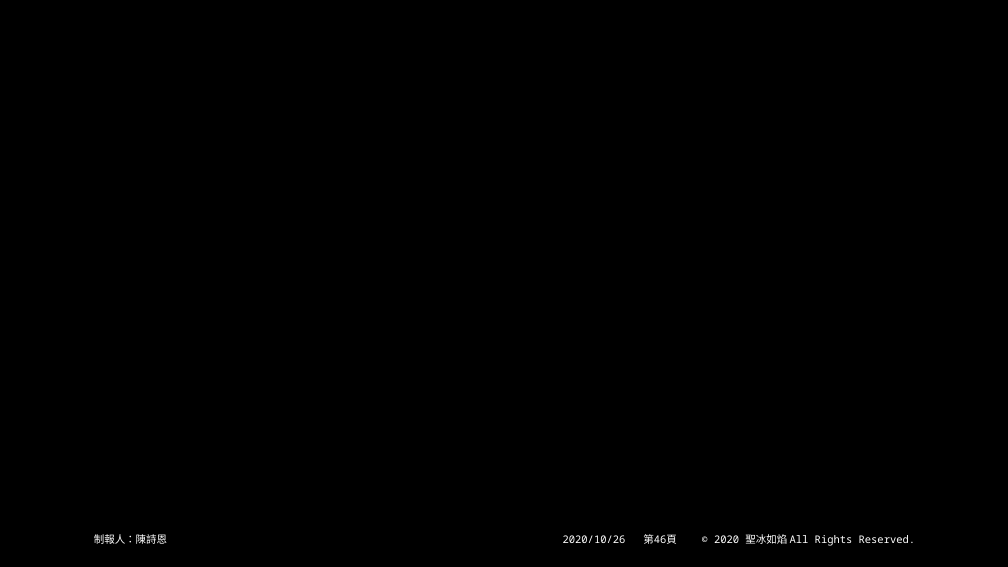
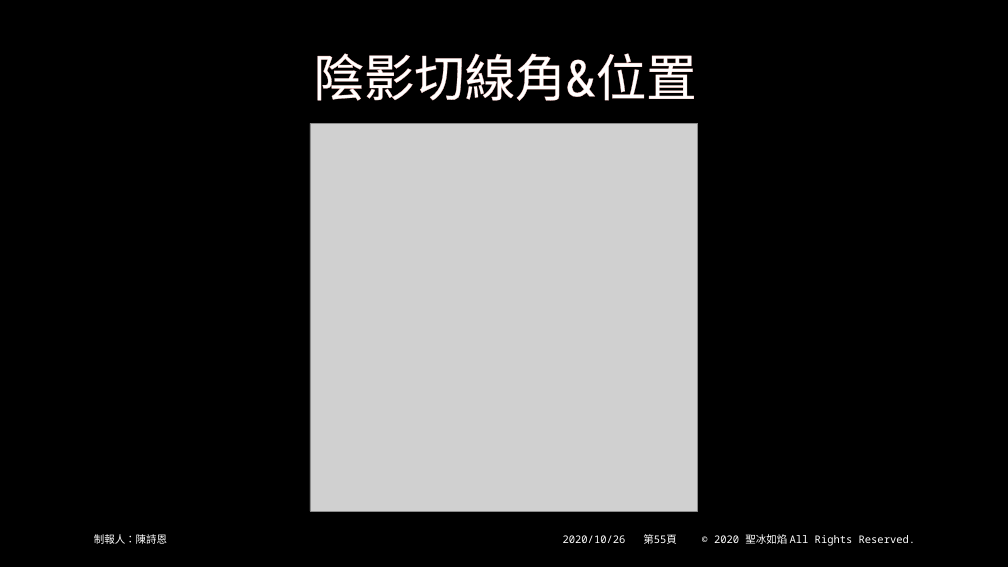
Before and after one commit to beenyan/RLSB, a slide deck: slide 55 of 俄羅斯方塊.pptx (slide 46 before the commit). Drawn at 1008x567 pixels with LibreOffice and Linux fonts; fonts in the diff are those of the drawing; grey boxes stand for pictures; background and template pictures are left out. Boxes give left, top, right and bottom in pixels: in the first picture for what was removed or moved away, otherwise in the second. Text is boxed around its words. In the diff, an @@ line names an element or a change of style, - is before the commit and + after.

```diff
--- a/俄羅斯方塊.pptx
+++ b/俄羅斯方塊.pptx
@@ title added at [314,53,697,101], 48 pt, text #FFFFFF @@
+陰影切線角&位置
@@ picture added at [310,123,698,511] @@
@@ page number at [643,534,677,544]: text changed @@
-第46頁
+第55頁
```
Also in this commit, not shown: 18 other slides changed, 31 slides removed, 2 other files.
